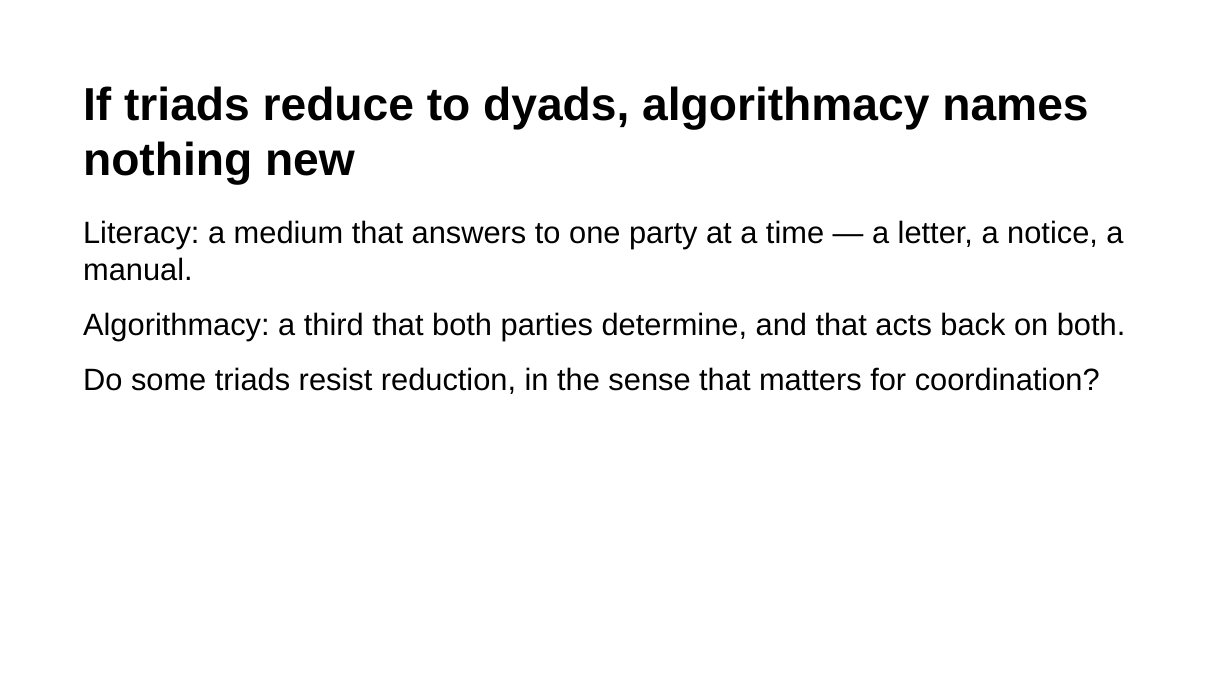
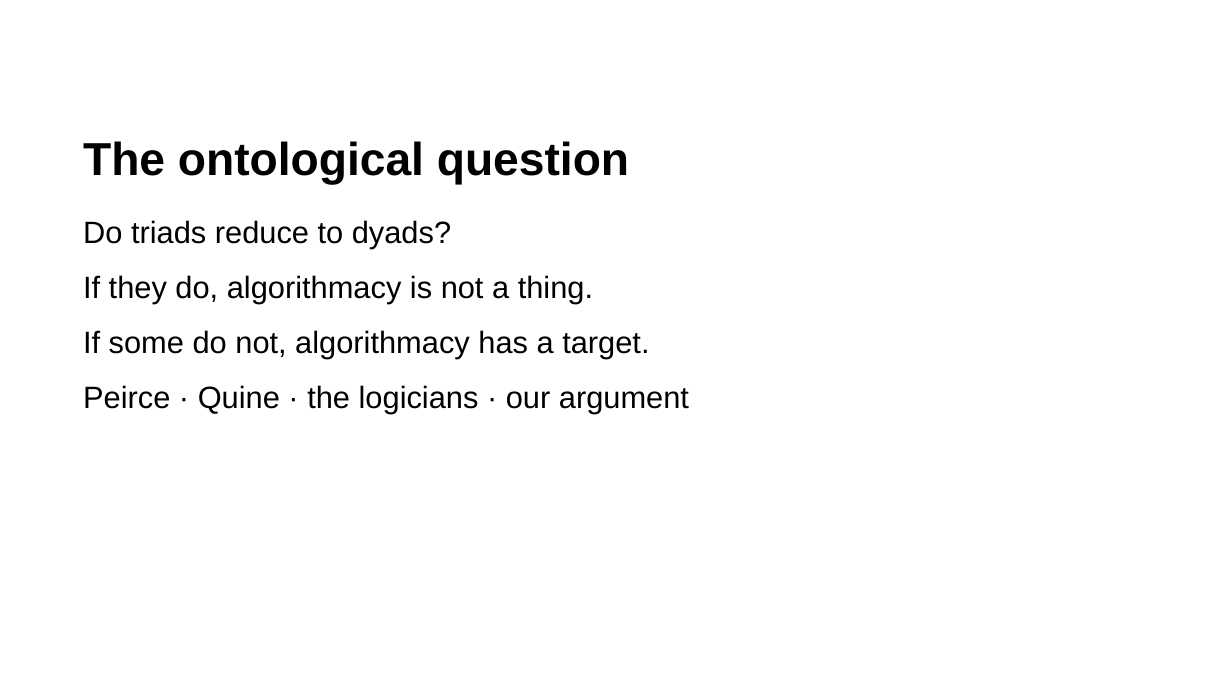
Before and after one commit to rogerSuperBuilderAlpha/algorithmacy-lab, a slide deck: slide 3 of submissions/triadic_reduction/talk/deck.pptx (slide 2 before the commit). Drawn at 1232x693 pixels with LibreOffice and Linux fonts; fonts in the diff are those of the drawing. Boxes give left, top, right and bottom in pixels: in the first picture for what was removed or moved away, otherwise in the second. Text is boxed around its words. In the diff, an @@ line names an element or a change of style, - is before the commit and + after.

```diff
--- a/submissions/triadic_reduction/talk/deck.pptx
+++ b/submissions/triadic_reduction/talk/deck.pptx
@@ text at (83,141,629,185): text changed @@
-If triads reduce to dyads, algorithmacy names nothing new
+The ontological question
@@ text at (83,220,689,413): text changed @@
-Literacy: a medium that answers to one party at a time — a letter, a notice, a manual.
-Algorithmacy: a third that both parties determine, and that acts back on both.
-Do some triads resist reduction, in the sense that matters for coordination?
+Do triads reduce to dyads?
+If they do, algorithmacy is not a thing.
+If some do not, algorithmacy has a target.
+Peirce · Quine · the logicians · our argument
```
Also in this commit, not shown: 10 other slides changed, 6 slides added, 4 slides removed, 5 other files.
